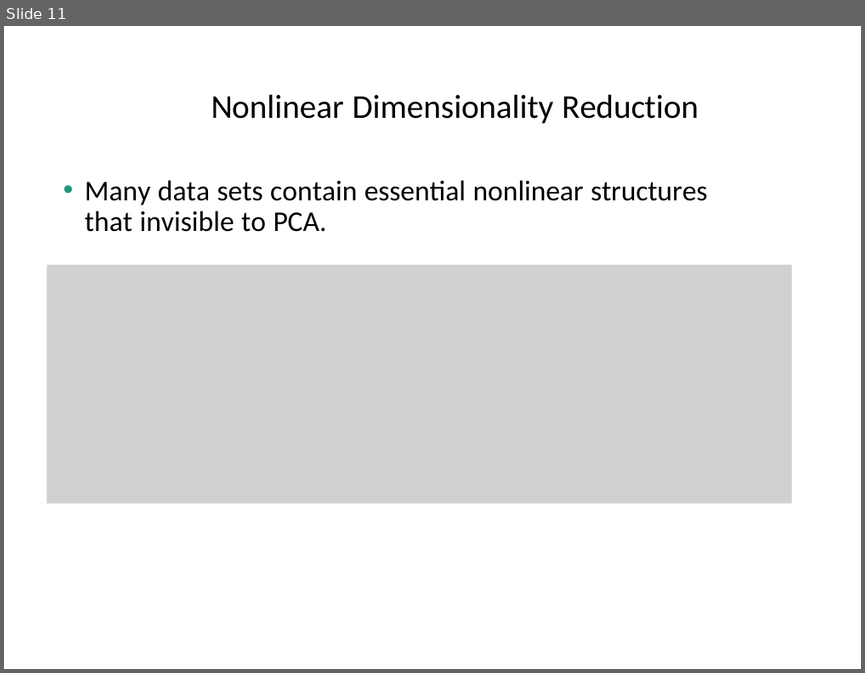
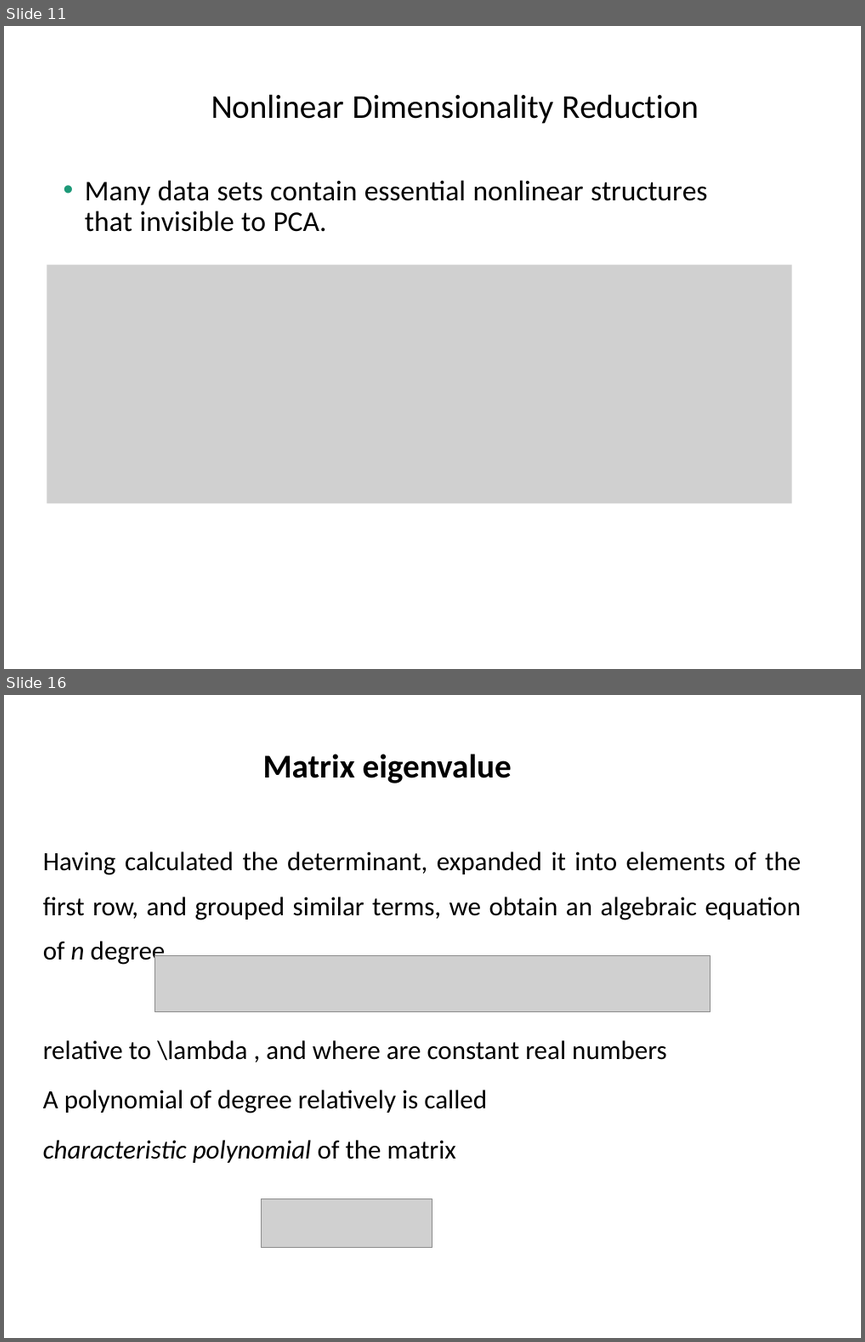
Before and after one commit to a-vodka/dv, a slide deck: dv-lec9-dim-reduc-PCA+SVD.pptx. Shown one above the other, each under a label of ours: slide 11 before the commit, slides 11 and 16 after it; the slides between them are not shown. The pictures are 865x673 and 865x1342 pixels, drawn with LibreOffice and Linux fonts; fonts in the diff are those of the drawing; grey boxes stand for pictures; background and template pictures are left out. Boxes give left, top, right and bottom in pixels: in the first picture for what was removed or moved away, otherwise in the second. Text is boxed around its words. In the diff, an @@ line names an element or a change of style, - is before the commit and + after.

```diff
--- a/dv-lec9-dim-reduc-PCA+SVD.pptx
+++ b/dv-lec9-dim-reduc-PCA+SVD.pptx
@@ slide 16 added at (x1=4, y1=695, x2=861, y2=1338), background picture (left out) @@
@@ title added at (x1=263, y1=754, x2=511, y2=783), 28 pt, text #000000, bold @@
+Matrix eigenvalue
@@ text added at (x1=43, y1=851, x2=801, y2=1163), 22.2 pt, text #000000 @@
+Having calculated the determinant, expanded it into elements of the first row, and grouped similar terms, we obtain an algebraic equation of n degree
+relative to \lambda , and where are constant real numbers
+A polynomial of degree relatively is called
+characteristic polynomial of the matrix
@@ picture added at (x1=154, y1=955, x2=710, y2=1011) @@
@@ picture added at (x1=261, y1=1199, x2=432, y2=1247) @@
```
Also in this commit, not shown: 5 slides changed, 16 other slides added, 17 slides removed, 11 other files.
